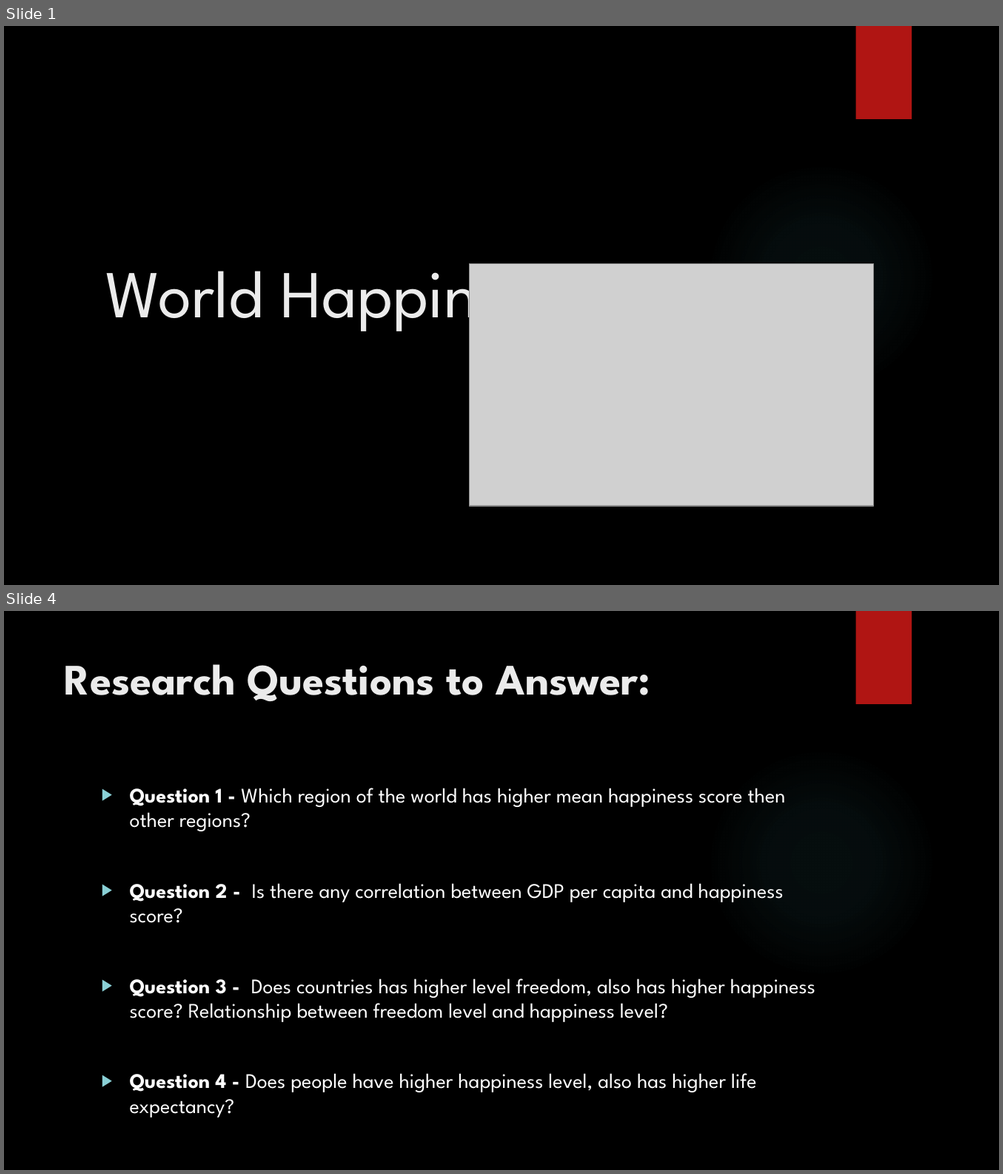
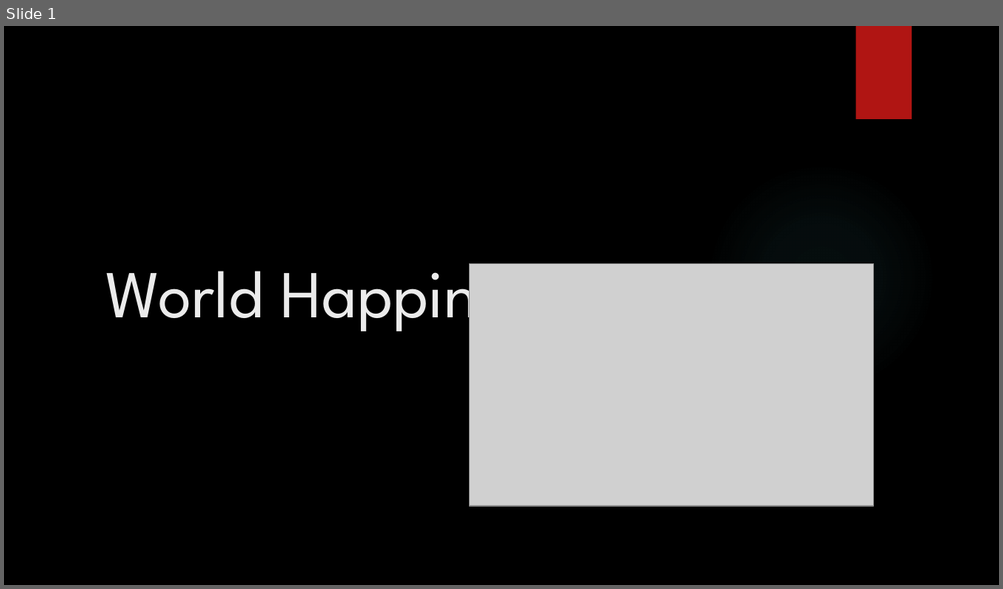
Before and after one commit to sinancengiz/World_Happiness, a slide deck: Project_1_Team_7_Presentation.pptx. Shown one above the other, each under a label of ours: slides 1 and 4 before the commit, slide 1 after it; the slides between them are not shown. The pictures are 1003x1174 and 1003x589 pixels, drawn with LibreOffice and Linux fonts; fonts in the diff are those of the drawing; grey boxes stand for pictures; background and template pictures are left out. Boxes give left, top, right and bottom in pixels: in the first picture for what was removed or moved away, otherwise in the second. Text is boxed around its words. In the diff, an @@ line names an element or a change of style, - is before the commit and + after.

```diff
--- a/Project_1_Team_7_Presentation.pptx
+++ b/Project_1_Team_7_Presentation.pptx
@@ slide 4 removed at <box>4,611,999,1170</box>, background picture (left out); not listed: 2 template elements that a slide beside it also shows @@
@@ title removed at <box>64,664,651,701</box> @@
-Research Questions to Answer:
@@ text removed at <box>130,788,815,1118</box> @@
-▶ Question 1 - Which region of the world has higher mean happiness score then other regions?
-▶ Question 2 - Is there any correlation between GDP per capita and happiness score?
-▶ Question 3 - Does countries has higher level freedom, also has higher happiness score? Relationship between freedom level and happiness level?
-▶ Question 4 - Does people have higher happiness level, also has higher life expectancy?
```
Also in this commit, not shown: 2 slides changed, 4 other slides removed, 10 other files.
